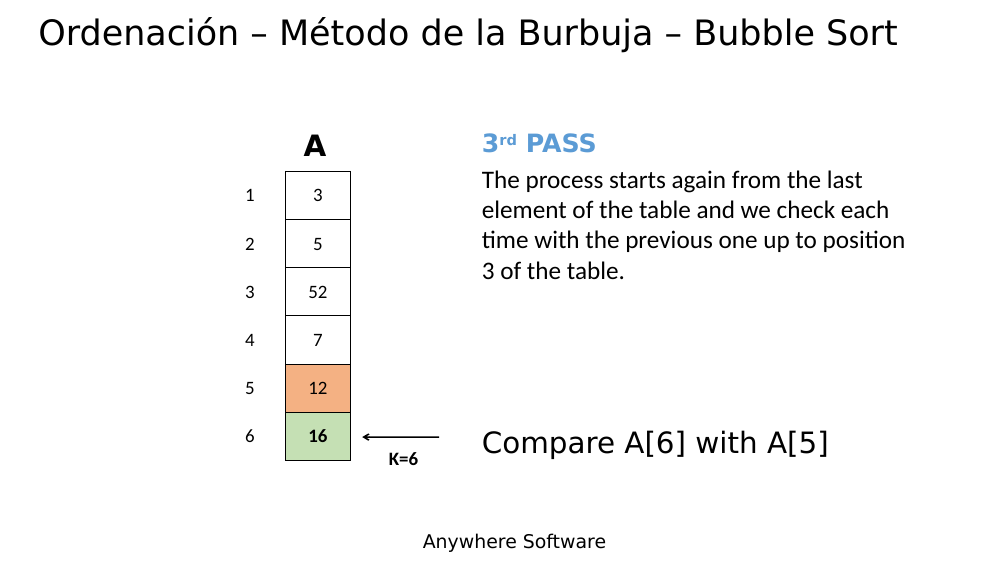
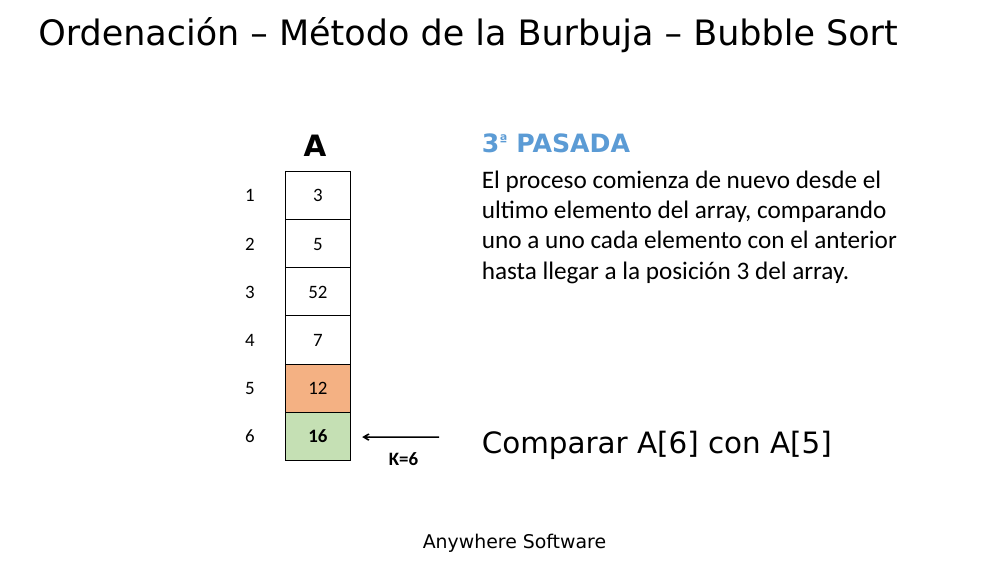
Before and after one commit to Lamashino/Teaching-B4J, a slide deck: slide 36 of Tema 14 - Matrices - Arrays/Tema 14 - Matrices - Arrays.pptx. Drawn at 1008x567 pixels with LibreOffice and Linux fonts; fonts in the diff are those of the drawing; background and template pictures are left out. Boxes give left, top, right and bottom in pixels: in the first picture for what was removed or moved away, otherwise in the second. Text is boxed around its words. In the diff, an @@ line names an element or a change of style, - is before the commit and + after.

```diff
--- a/Tema 14 - Matrices - Arrays/Tema 14 - Matrices - Arrays.pptx
+++ b/Tema 14 - Matrices - Arrays/Tema 14 - Matrices - Arrays.pptx
@@ text at bbox=[516, 133, 630, 153]: text changed @@
-3rd PASS
+3ª PASADA
@@ text at bbox=[482, 170, 896, 284]: text changed @@
-The process starts again from the last element of the table and we check each time with the previous one up to position 3 of the table.
+El proceso comienza de nuevo desde el ultimo elemento del array, comparando uno a uno cada elemento con el anterior hasta llegar a la posición 3 del array.
@@ text at bbox=[482, 430, 832, 459]: text changed @@
-Compare A[6] with A[5]
+Comparar A[6] con A[5]
```
Also in this commit, not shown: 22 other slides changed.
